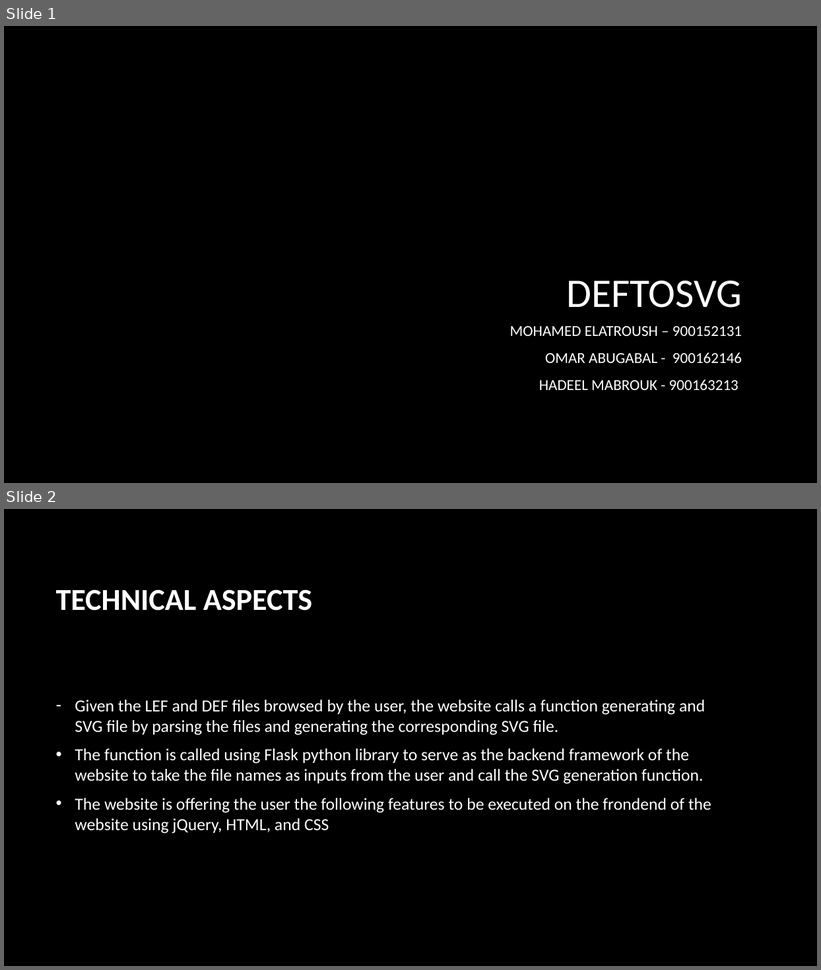
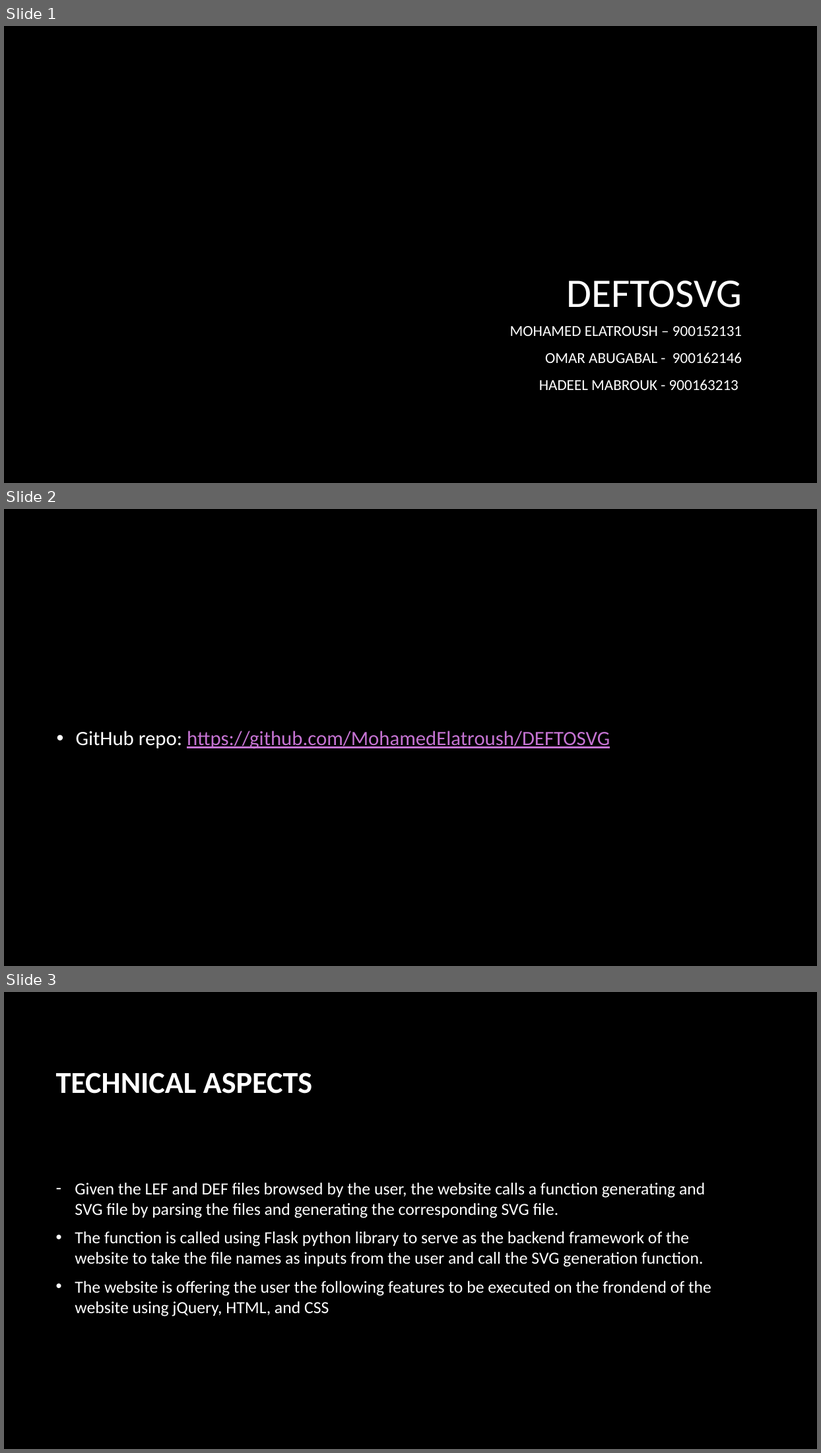
Before and after one commit to MohamedElatroush/DEFTOSVG, a slide deck: MS1 - DD2.pptx. Shown one above the other, each under a label of ours: slides 1 and 2 before the commit, slides 1, 2 and 3 after it. The pictures are 821x970 and 821x1453 pixels, drawn with LibreOffice and Linux fonts; fonts in the diff are those of the drawing; background and template pictures are left out. Boxes give left, top, right and bottom in pixels: in the first picture for what was removed or moved away, otherwise in the second. Text is boxed around its words. In the diff, an @@ line names an element or a change of style, - is before the commit and + after.

```diff
--- a/MS1 - DD2.pptx
+++ b/MS1 - DD2.pptx
@@ slide 2 added at (4, 509, 817, 966), background picture (left out) @@
@@ text added at (76, 731, 610, 749), 24 pt, text #C573D2, underline @@
+• GitHub repo: https://github.com/MohamedElatroush/DEFTOSVG
@@ what was slide 2 is now slide 3 @@
```
